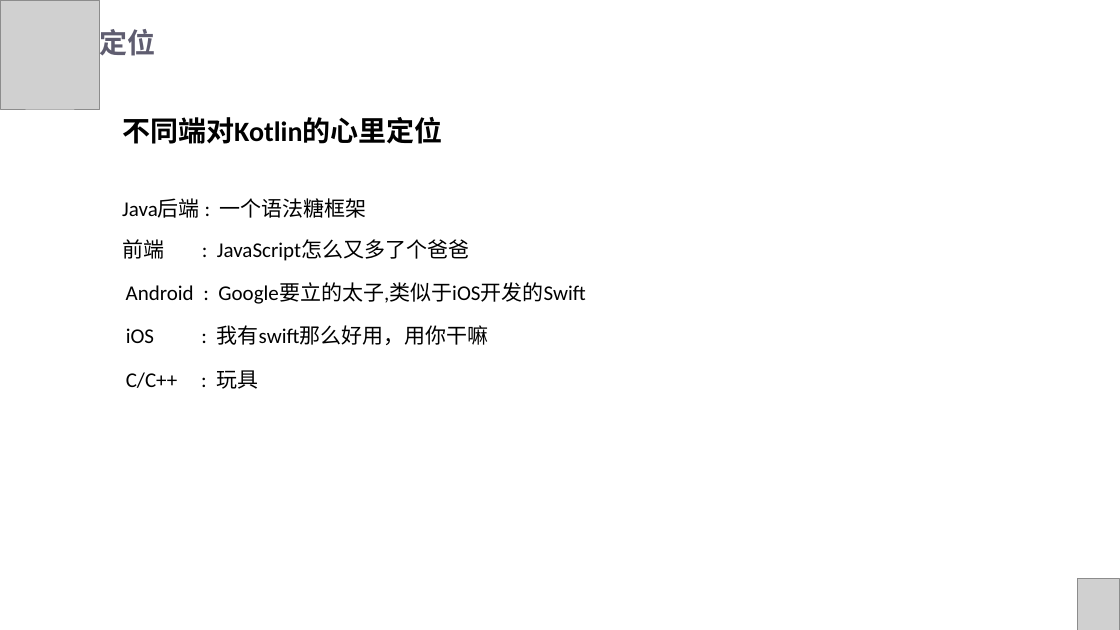
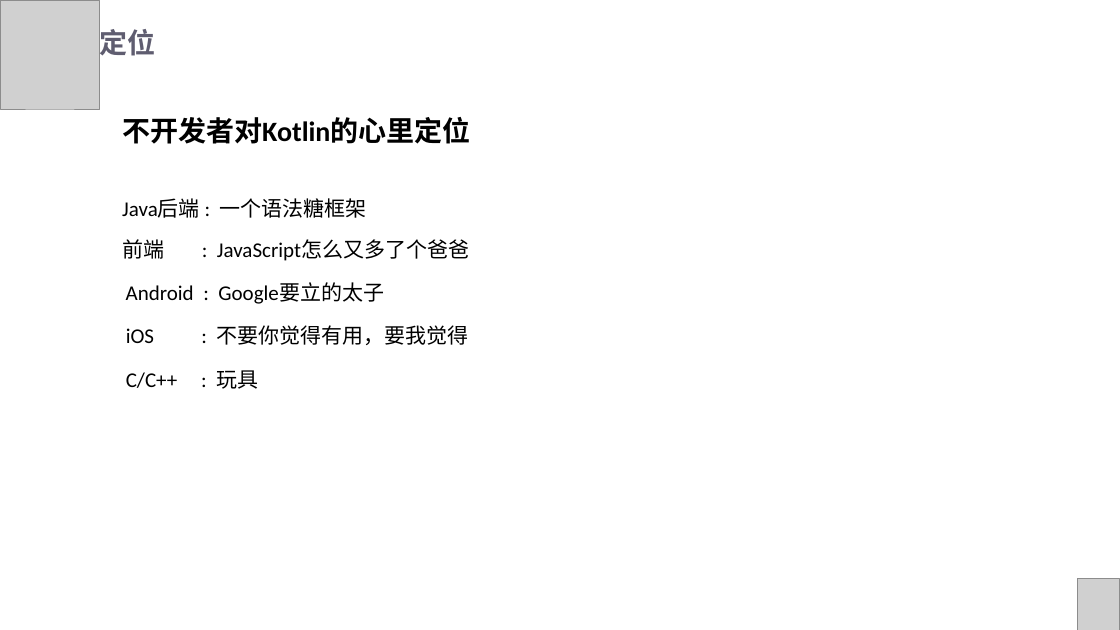
Before and after one commit to skyshenfu/KotlinDemo, a slide deck: slide 6 of doc/Kotlin入门.pptx (slide 4 before the commit). Drawn at 1120x630 pixels with LibreOffice and Linux fonts; fonts in the diff are those of the drawing; grey boxes stand for pictures. Boxes give left, top, right and bottom in pixels: in the first picture for what was removed or moved away, otherwise in the second. Text is boxed around its words. In the diff, an @@ line names an element or a change of style, - is before the commit and + after.

```diff
--- a/doc/Kotlin入门.pptx
+++ b/doc/Kotlin入门.pptx
@@ text at bbox=[122, 117, 470, 144]: text changed @@
-不同端对Kotlin的心里定位
+不开发者对Kotlin的心里定位
@@ text at bbox=[126, 282, 384, 304]: text changed @@
-Android : Google要立的太子,类似于iOS开发的Swift
+Android : Google要立的太子
@@ text at bbox=[126, 325, 469, 345]: text changed @@
-iOS : 我有swift那么好用，用你干嘛
+iOS : 不要你觉得有用，要我觉得
```
Also in this commit, not shown: 6 other slides changed, 4 slides added.
